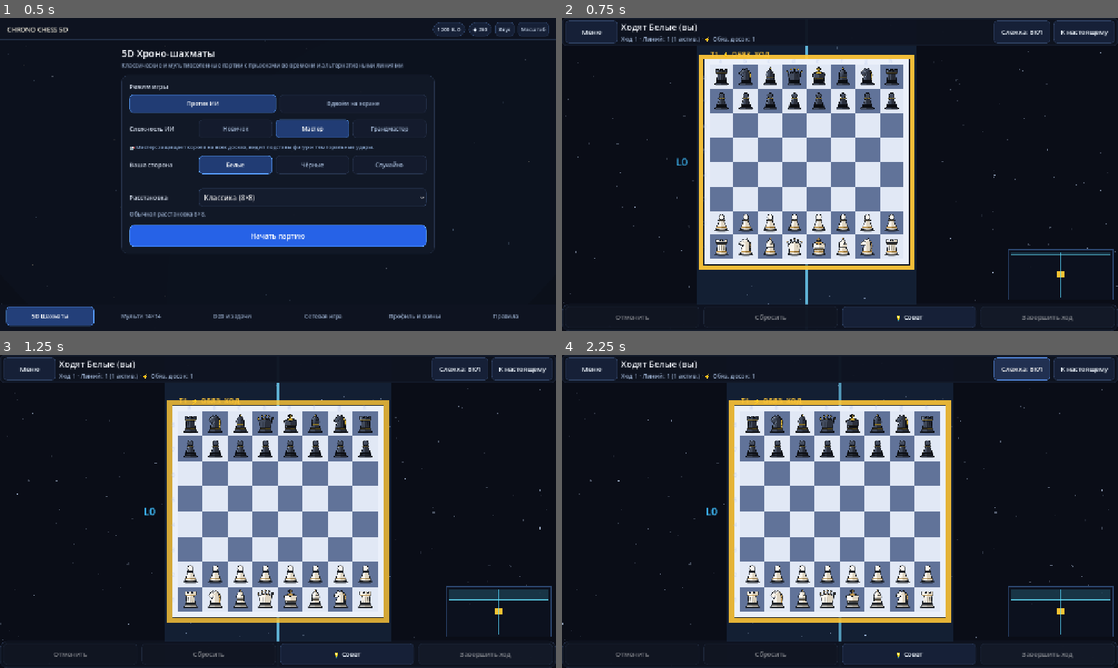
Above: before the commit, frames 1-4 (two rows, left to right).
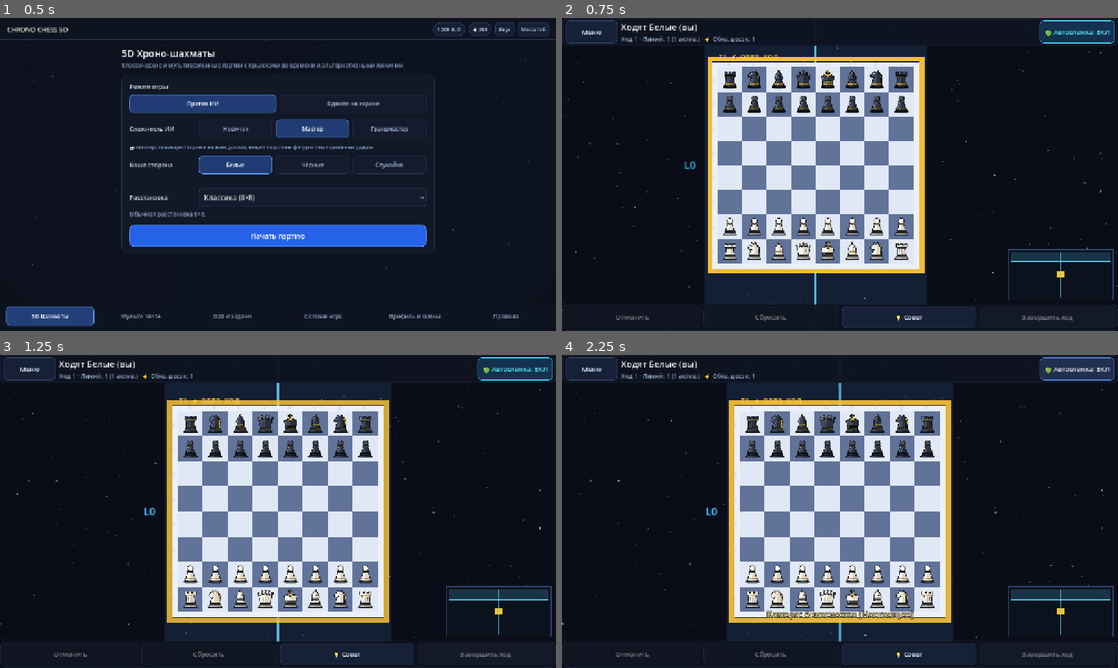
Above: after the commit, the same moments.

Repository: Zlo1Desu/chrono-chess-5d
Game: Godot game, scene res://scenes/main.tscn
Same seed, same stepped clock (60 frames per second), same inputs: the game is played once before the commit and once after it.
Inputs:
- Up to frame 1 (0.5 s): no input
- Up to frame 2 (0.75 s): click "Начать партию" at 0.5 s
- Up to frame 3 (1.25 s): no input
- Up to frame 4 (2.25 s): click "Слежка: ВКЛ" (after the commit: "🟢 Автослежка: ВКЛ") at 1.25 s; click "Слежка: ВЫКЛ" (after the commit: "⚪ Автослежка: ВЫКЛ") at 2 s

Frame 1 is identical in both runs. In frame 2, 21% of the frame differs, in the area x 3-100%, y 0-92%; in frame 3, 0.5%; in frame 4, 1.9%.

Commit message:
fix(camera): instant single-tap Auto focus, eliminate drag jitter and redundant buttons

Diff:
--- a/scripts/ui/game_screen.gd
+++ b/scripts/ui/game_screen.gd
@@ -24,7 +24,6 @@
 var _top_panel: PanelContainer
 var _bottom_panel: PanelContainer
 var _menu_btn: Button
-var _present_btn: Button
 var _status: Label
 var _info: Label
 var _toast: Label
@@ -233,14 +232,8 @@
 	_info.add_theme_color_override("font_color", Color(0.58, 0.66, 0.78))
 	vb.add_child(_info)
 
-	_autofocus_btn = _button("Слежка: ВКЛ", _toggle_autofocus)
+	_autofocus_btn = _button("🟢 Авто", _toggle_autofocus)
 	top_row.add_child(_autofocus_btn)
-
-	_present_btn = _button("К настоящему", func():
-		auto_follow_present = true
-		_update_autofocus_btn()
-		view.focus_present(true))
-	top_row.add_child(_present_btn)
 
 	# Постоянная интерактивная миникарта мультивселенной
 	_minimap = TimelineMinimap.new()
@@ -343,8 +336,6 @@
 	if is_phone_portrait:
 		_menu_btn.text = "Меню"
 		_menu_btn.custom_minimum_size = Vector2(62, 42)
-		_present_btn.text = "Наст."
-		_present_btn.custom_minimum_size = Vector2(58, 42)
 		_status.add_theme_font_size_override("font_size", 14)
 		_info.add_theme_font_size_override("font_size", 11)
 		_btn_undo.text = "Отмена"
@@ -369,8 +360,6 @@
 	elif is_compact:
 		_menu_btn.text = "Меню"
 		_menu_btn.custom_minimum_size = Vector2(72, 44)
-		_present_btn.text = "Настоящее"
-		_present_btn.custom_minimum_size = Vector2(96, 44)
 		_status.add_theme_font_size_override("font_size", 16)
 		_info.add_theme_font_size_override("font_size", 12)
 		_btn_undo.text = "Отмена"
@@ -395,8 +384,6 @@
 	elif is_medium:
 		_menu_btn.text = "Меню"
 		_menu_btn.custom_minimum_size = Vector2(100, 46)
-		_present_btn.text = "Настоящее"
-		_present_btn.custom_minimum_size = Vector2(116, 46)
 		_status.add_theme_font_size_override("font_size", 18)
 		_info.add_theme_font_size_override("font_size", 13)
 		_btn_undo.text = "Отмена"
@@ -421,8 +408,6 @@
 	else:
 		_menu_btn.text = "Меню"
 		_menu_btn.custom_minimum_size = Vector2(120, 48)
-		_present_btn.text = "К настоящему"
-		_present_btn.custom_minimum_size = Vector2(140, 48)
 		_status.add_theme_font_size_override("font_size", 20)
 		_info.add_theme_font_size_override("font_size", 14)
 		_btn_undo.text = "Отменить"
@@ -1072,11 +1057,20 @@
 
 
 func _toggle_autofocus() -> void:
-	auto_follow_present = not auto_follow_present
-	_update_autofocus_btn()
 	_play("click")
-	if auto_follow_present:
+	# Если автослежка уже включена И камера уже смотрит на Настоящее —
+	# тогда переключаем в ручной режим свободного обзора.
+	if auto_follow_present and view.is_camera_at_present():
+		auto_follow_present = false
+		_update_autofocus_btn()
+		toast("Камера: Ручной обзор")
+	else:
+		# Во всех остальных случаях (слежка была ВЫКЛ или камера была где-то в прошлом):
+		# С ПЕРВОГО ЖЕ КЛИКА мгновенно центрируем на настоящем и активируем автослежку!
+		auto_follow_present = true
+		_update_autofocus_btn()
 		view.focus_present(true)
+		toast("Камера: Автослежка (Настоящее)")
 
 
 func _update_autofocus_btn() -> void:
@@ -1084,14 +1078,25 @@
 		return
 	var w: float = get_viewport_rect().size.x
 	if w < 720.0:
-		_autofocus_btn.text = "Авто" if auto_follow_present else "Ручн."
-		_autofocus_btn.custom_minimum_size = Vector2(54, 42)
+		_autofocus_btn.text = "🟢 Авто" if auto_follow_present else "⚪ Авто"
+		_autofocus_btn.custom_minimum_size = Vector2(76, 42)
 	elif w < 960.0:
-		_autofocus_btn.text = "Авто: ВКЛ" if auto_follow_present else "Авто: ВЫКЛ"
-		_autofocus_btn.custom_minimum_size = Vector2(100, 46)
+		_autofocus_btn.text = "🟢 Авто: ВКЛ" if auto_follow_present else "⚪ Авто: ВЫКЛ"
+		_autofocus_btn.custom_minimum_size = Vector2(106, 44)
 	else:
-		_autofocus_btn.text = "Слежка: ВКЛ" if auto_follow_present else "Слежка: ВЫКЛ"
-		_autofocus_btn.custom_minimum_size = Vector2(130, 48)
+		_autofocus_btn.text = "🟢 Автослежка: ВКЛ" if auto_follow_present else "⚪ Автослежка: ВЫКЛ"
+		_autofocus_btn.custom_minimum_size = Vector2(150, 46)
+
+	var sb: StyleBoxFlat = _autofocus_btn.get_theme_stylebox("normal").duplicate()
+	if auto_follow_present:
+		sb.bg_color = Color(0.08, 0.20, 0.32, 0.95)
+		sb.border_color = Color(0.25, 0.82, 0.95, 0.95)
+		_autofocus_btn.add_theme_color_override("font_color", Color(0.35, 0.95, 1.0))
+	else:
+		sb.bg_color = Color(0.09, 0.13, 0.22, 0.94)
+		sb.border_color = Color(0.18, 0.25, 0.38, 0.85)
+		_autofocus_btn.add_theme_color_override("font_color", Color(0.72, 0.78, 0.86))
+	_autofocus_btn.add_theme_stylebox_override("normal", sb)
 
 
 ## Общая обработка после того, как любая сторона (игрок, ИИ или соперник по сети)
--- a/scripts/ui/multiverse_view.gd
+++ b/scripts/ui/multiverse_view.gd
@@ -141,6 +141,10 @@
 		offset += _pan_velocity * delta
 		_pan_velocity = _pan_velocity.move_toward(Vector2.ZERO, delta * 3200.0)
 		_pan_velocity *= pow(0.88, delta * 60.0)
+		camera_transformed.emit()
+
+	# Синхронизация миникарты в реальном времени при плавной анимации камеры
+	if _cam_tween != null and _cam_tween.is_running():
 		camera_transformed.emit()
 
 	queue_redraw()
@@ -318,15 +322,37 @@
 
 
 func center_on(world: Vector2, smooth: bool = false) -> void:
+	_pan_velocity = Vector2.ZERO
 	var target_offset: Vector2 = size / 2.0 - world * zoom
 	if smooth and is_inside_tree():
 		if _cam_tween:
 			_cam_tween.kill()
 		_cam_tween = create_tween().set_trans(Tween.TRANS_CUBIC).set_ease(Tween.EASE_OUT)
-		_cam_tween.tween_property(self, "offset", target_offset, 0.45)
+		_cam_tween.tween_property(self, "offset", target_offset, 0.40)
 	else:
 		offset = target_offset
+	camera_transformed.emit()
 	queue_redraw()
+
+
+## Проверяет, смотрит ли камера сейчас на доски Настоящего.
+func is_camera_at_present() -> bool:
+	if state == null:
+		return true
+	var ls: Array = state.mandatory_timelines()
+	if ls.is_empty():
+		ls = state.playable_timelines()
+	if ls.is_empty():
+		ls = state.timeline_ids()
+	var r := Rect2()
+	var first := true
+	for l in ls:
+		var br := Rect2(board_origin(l, state.end_t(l)), board_size())
+		r = br if first else r.merge(br)
+		first = false
+	var target_world: Vector2 = r.get_center()
+	var cur_world: Vector2 = screen_to_world(size / 2.0)
+	return cur_world.distance_to(target_world) < SQ * 2.5
 
 
 ## Показать доски настоящего с плавной анимацией камеры.
@@ -356,6 +382,7 @@
 
 ## Вписать прямоугольник мира `r` в экран (с полями) и переместить туда камеру.
 func _move_camera(r: Rect2, min_zoom: float, max_zoom: float, smooth: bool) -> void:
+	_pan_velocity = Vector2.ZERO
 	var fit: float = minf(size.x / (r.size.x + SQ * 4.5), size.y / (r.size.y + SQ * 4.5))
 	var target_zoom: float = clampf(fit, min_zoom, max_zoom)
 	var target_world: Vector2 = r.get_center()
@@ -363,8 +390,8 @@
 		if _cam_tween:
 			_cam_tween.kill()
 		_cam_tween = create_tween().set_parallel(true).set_trans(Tween.TRANS_CUBIC).set_ease(Tween.EASE_OUT)
-		_cam_tween.tween_property(self, "zoom", target_zoom, 0.45)
-		_cam_tween.tween_property(self, "offset", size / 2.0 - target_world * target_zoom, 0.45)
+		_cam_tween.tween_property(self, "zoom", target_zoom, 0.40)
+		_cam_tween.tween_property(self, "offset", size / 2.0 - target_world * target_zoom, 0.40)
 		_cam_tween.finished.connect(func(): camera_transformed.emit())
 	else:
 		zoom = target_zoom
@@ -382,16 +409,16 @@
 	if event is InputEventScreenTouch:
 		var e: InputEventScreenTouch = event
 		if e.pressed:
-			if _cam_tween:
-				_cam_tween.kill()
 			_pan_velocity = Vector2.ZERO
 			_touches[e.index] = e.position
 			if _touches.size() == 1:
 				_drag_dist = 0.0
-			elif _touches.size() == 2:
+			elif _touches.size() >= 2:
+				if _cam_tween:
+					_cam_tween.kill()
 				_pinch_dist = _pinch_span()
 		else:
-			if _touches.size() == 1 and _drag_dist < 18.0:
+			if _touches.size() == 1 and _drag_dist < 26.0:
 				_tap(e.position)
 			_touches.erase(e.index)
 			# Один палец остался после щипка — не считаем его последующее отпускание тапом.
@@ -402,6 +429,8 @@
 	elif event is InputEventScreenDrag:
 		var e: InputEventScreenDrag = event
 		if _touches.size() >= 2:
+			if _cam_tween:
+				_cam_tween.kill()
 			_touches[e.index] = e.position
 			var d: float = _pinch_span()
 			if _pinch_dist > 0.0 and d > 0.0:
@@ -412,7 +441,10 @@
 		else:
 			_touches[e.index] = e.position
 			_drag_dist += e.relative.length()
-			if _drag_dist >= 12.0:
+			# Реальное намеренное перемещение камеры пальцем (защита от случайного микродвижения при тапе)
+			if _drag_dist >= 32.0:
+				if _cam_tween:
+					_cam_tween.kill()
 				offset += e.relative
 				_pan_velocity = e.velocity
 				user_dragged_view.emit()
